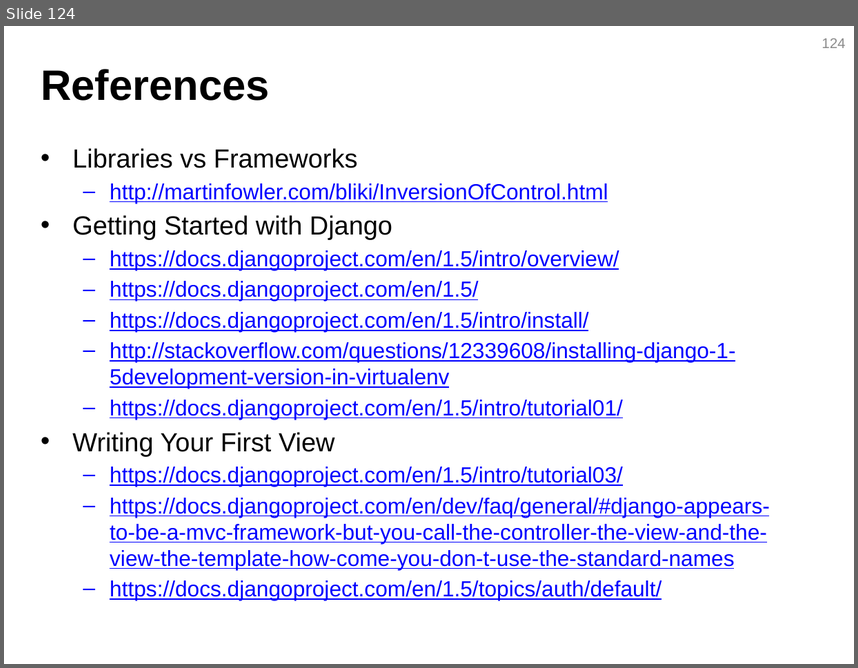
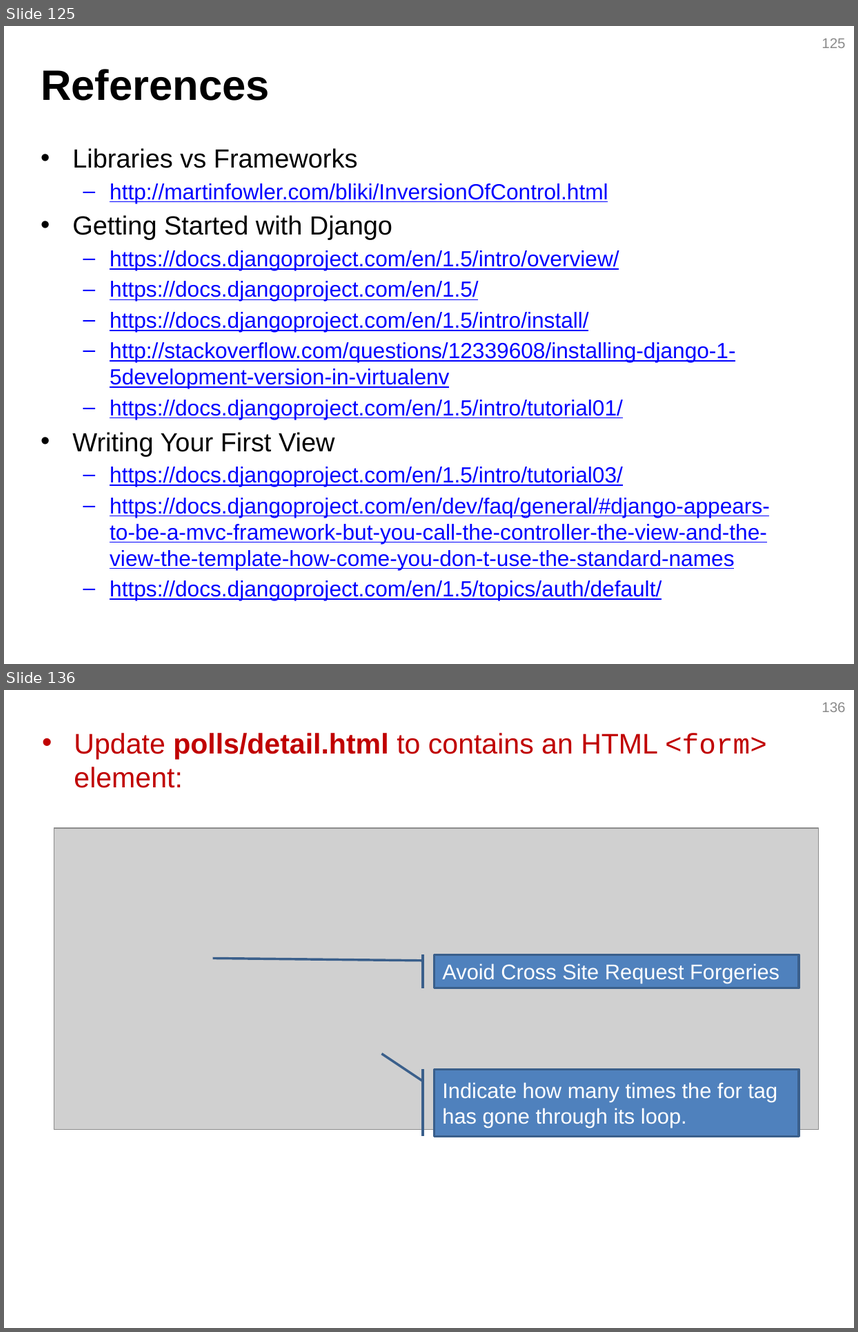
Before and after one commit to JustinSDK/PyConTW2013Tutorial, a slide deck: PyCon Taiwan 2013 Tutorial.pptx. Shown one above the other, each under a label of ours: slide 124 before the commit, slides 125 and 136 after it; the slides between them are not shown. The pictures are 858x668 and 858x1332 pixels, drawn with LibreOffice and Linux fonts; fonts in the diff are those of the drawing; grey boxes stand for pictures. Boxes give left, top, right and bottom in pixels: in the first picture for what was removed or moved away, otherwise in the second. Text is boxed around its words. In the diff, an @@ line names an element or a change of style, - is before the commit and + after.

```diff
--- a/PyCon Taiwan 2013 Tutorial.pptx
+++ b/PyCon Taiwan 2013 Tutorial.pptx
@@ slide 136 added at [4,690,854,1328], background #FFFFFF @@
@@ page number added at [822,702,845,712], 12 pt, text #8C8C8C @@
+136
@@ text added at [74,733,767,788], 24 pt, text #C00000 @@
+• Update polls/detail.html to contains an HTML <form> element:
@@ picture added at [54,828,818,1129] @@
@@ accent border callout added at [434,954,799,987], fill #4F81BD, outline #3A5F8C 2 pt, 18 pt, text #FFFFFF @@
+Avoid Cross Site Request Forgeries
@@ accent border callout added at [434,1069,799,1136], fill #4F81BD, outline #3A5F8C 2 pt, 18 pt, text #FFFFFF @@
+Indicate how many times the for tag has gone through its loop.
@@ what was slide 124 is now slide 125 @@
@@ page number at [822,38,845,48]: text changed @@
-124
+125
```
Also in this commit, not shown: 5 slides changed, 38 other slides added, 1 slide removed, 46 other files.
